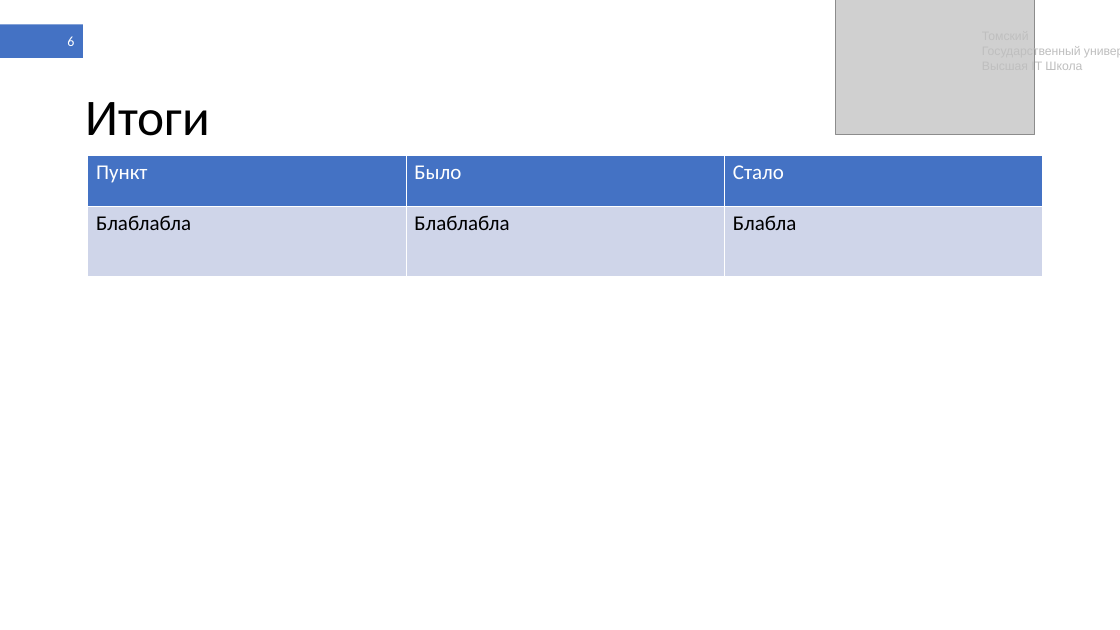
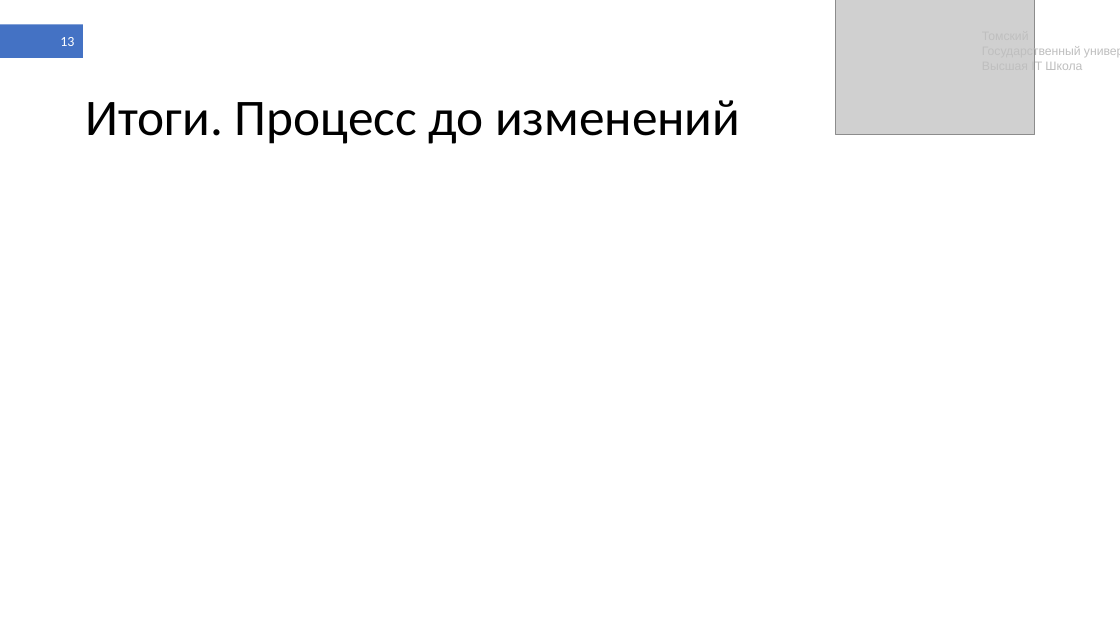
Before and after one commit to shameoff/GraduateWork, a slide deck: slide 13 of Презентация ВКР (в шаблоне).pptx (slide 6 before the commit). Drawn at 1120x630 pixels with LibreOffice and Linux fonts; fonts in the diff are those of the drawing; grey boxes stand for pictures. Boxes give left, top, right and bottom in pixels: in the first picture for what was removed or moved away, otherwise in the second. Text is boxed around its words. In the diff, an @@ line names an element or a change of style, - is before the commit and + after.

```diff
--- a/Презентация ВКР (в шаблоне).pptx
+++ b/Презентация ВКР (в шаблоне).pptx
@@ page number at (x1=60, y1=37, x2=74, y2=46): text changed @@
-6
+13
@@ title at (x1=85, y1=100, x2=740, y2=144): text changed @@
-Итоги
+Итоги. Процесс до изменений
@@ table removed at (x1=87, y1=155, x2=1043, y2=276), 2 rows, 3 columns @@
-Пункт | Было | Стало
-Блаблабла | Блаблабла | Блабла
```
Also in this commit, not shown: 3 other slides changed, 9 slides added, 1 slide removed.
